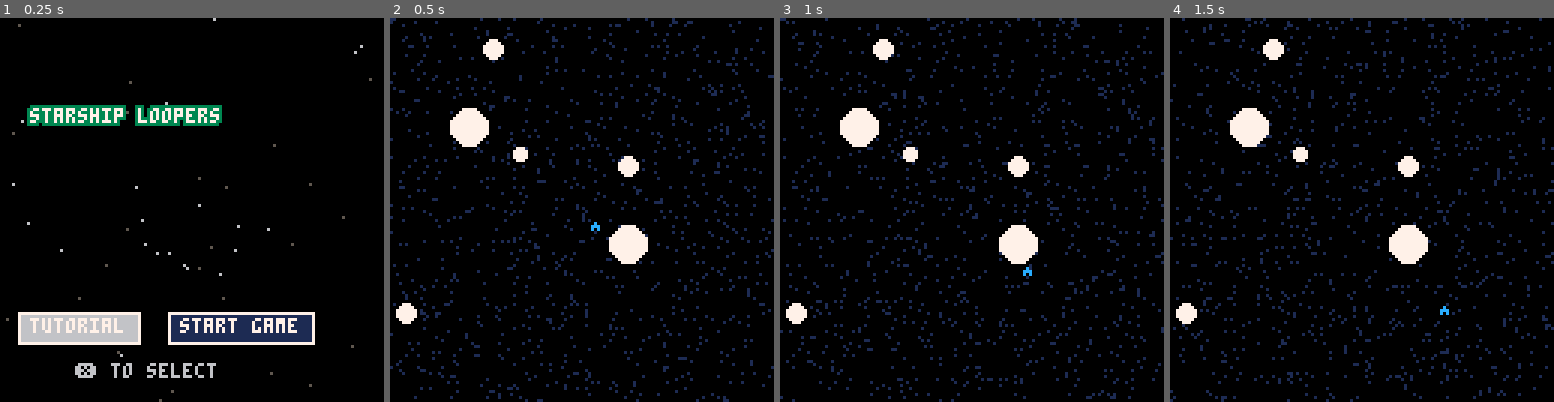
Above: before the commit, frames 1-4 (left to right).
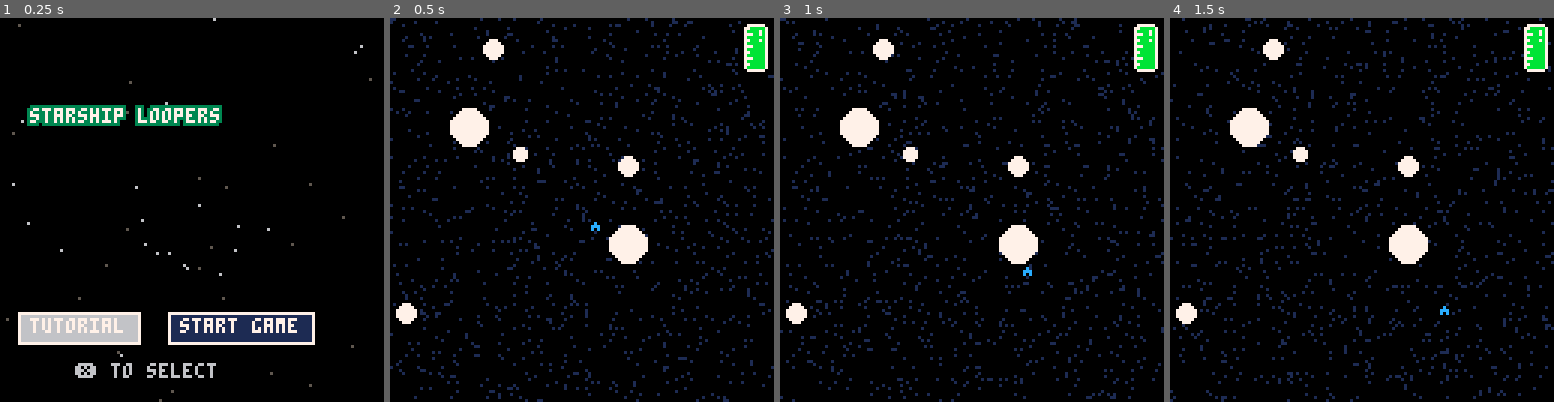
Above: after the commit, the same moments.

Repository: aadriien/GMTK-starship-loopers
Game: PICO-8 cartridge starship-loopers.p8
The game is run twice, just before and just after one commit, with the same random seed, the same clock (stepped at 60 frames per second) and the same inputs.
Inputs:
- Up to frame 1 (0.25 s): no input
- Up to frame 2 (0.5 s): tap X (X key) at 0.33 s
- Up to frame 3 (1 s): tap O (Z key) at 0.7 s
- Up to frame 4 (1.5 s): tap X (X key) at 1.07 s

Frame 1 is identical in both runs. In frame 2, 0.8% of the frame differs, in the area x 92-99%, y 1-15%; in frame 3, 0.8%; in frame 4, 0.8%.

Commit message:
added fuel system

Diff:
--- a/starship-loopers.p8
+++ b/starship-loopers.p8
@@ -168,7 +168,9 @@
 function u_play_game()
     -- accept player input
     if btn(❎) then
-        ship.state = "lock"
+        if ship.fuel_left >= 0 then
+            ship.state = "lock"
+        end
     else
         ship.state = "drift"
     end
@@ -216,6 +218,7 @@
     for body in all(bodies) do
         circfill(body.x, body.y, body.size, 7)
     end
+    draw_fuel()
 end
 
 function u_end_screen()
@@ -299,6 +302,13 @@
     print(label, x, y, 7)
 end
 
+function draw_fuel()
+    local fuel_width = max(flr(ship.fuel_left / ship.fuel_max  * 14) + 1, 0)
+    rectfill(119, 17 - fuel_width, 124, 17, 11)
+    -- overlaying fuel canister sprite on top
+    spr(15, 118, 2)
+    spr(31, 118, 10)
+end
 -- movement physics
 function move_ship()
     if ship.state == "lock" then
@@ -306,6 +316,9 @@
         ship.target = find_closest()
 
         if ship.target != "none" then
+            -- consume fuel
+            ship.fuel_left -= 1
+
             local distance = dst(ship, ship.target)
             -- clockwise and counterclockwise orbit vectors
             local vec1 = create_vector(- (ship.y - ship.target.y), (ship.x - ship.target.x))
@@ -410,13 +423,22 @@
 end
 
 __gfx__
-00000000000000000c00000000000000000000000000000000000000000000000000000000000000000000000000000000000000000000000000000000000000
-0000000000000000ccc0000000000000000000000000000000000000000000000000000000000000000000000000000000000000000000000000000000000000
-007007000cccccc0c0c0000000000000000000000000000000000000000000000000000000000000000000000000000000000000000000000000000000000000
-00077000cccccccc0000000000000000000000000000000000000000000000000000000000000000000000000000000000000000000000000000000000000000
-000770000ccccccc0000000000000000000000000000000000000000000000000000000000000000000000000000000000000000000000000000000000000000
-007007000ccccccc0000000000000000000000000000000000000000000000000000000000000000000000000000000000000000000000000000000000000000
-00000000000cccc00000000000000000000000000000000000000000000000000000000000000000000000000000000000000000000000000000000000000000
+00000000000000000c00000000000000000000000000000000000000000000000000000000000000000000000000000000000000000000000000000007777770
+0000000000000000ccc0000000000000000000000000000000000000000000000000000000000000000000000000000000000000000000000000000077000007
+007007000cccccc0c0c0000000000000000000000000000000000000000000000000000000000000000000000000000000000000000000000000000070000707
+00077000cccccccc0000000000000000000000000000000000000000000000000000000000000000000000000000000000000000000000000000000077700707
+000770000ccccccc0000000000000000000000000000000000000000000000000000000000000000000000000000000000000000000000000000000070000007
+007007000ccccccc0000000000000000000000000000000000000000000000000000000000000000000000000000000000000000000000000000000077000707
+00000000000cccc00000000000000000000000000000000000000000000000000000000000000000000000000000000000000000000000000000000070000007
+00000000000000000000000000000000000000000000000000000000000000000000000000000000000000000000000000000000000000000000000077700007
+00000000000000000000000000000000000000000000000000000000000000000000000000000000000000000000000000000000000000000000000070000007
+00000000000000000000000000000000000000000000000000000000000000000000000000000000000000000000000000000000000000000000000077000007
+00000000000000000000000000000000000000000000000000000000000000000000000000000000000000000000000000000000000000000000000070000007
+00000000000000000000000000000000000000000000000000000000000000000000000000000000000000000000000000000000000000000000000077700007
+00000000000000000000000000000000000000000000000000000000000000000000000000000000000000000000000000000000000000000000000070000007
+00000000000000000000000000000000000000000000000000000000000000000000000000000000000000000000000000000000000000000000000077000007
+00000000000000000000000000000000000000000000000000000000000000000000000000000000000000000000000000000000000000000000000070000007
+00000000000000000000000000000000000000000000000000000000000000000000000000000000000000000000000000000000000000000000000007777770
 __map__
 0000000000000000000000000000000000000000000000000000000000000000000000000000000000000000000000000000000000000000000000000000000000000000000000000000000000000000000000000000000000000000000000000000000000000000000000000000000000000000000000000000000000000000
 0003030303030303030303030300000000000000000000000000000000000000000000000000000000000000000000000000000000000000000000000000000000000000000000000000000000000000000000000000000000000000000000000000000000000000000000000000000000000000000000000000000000000000
